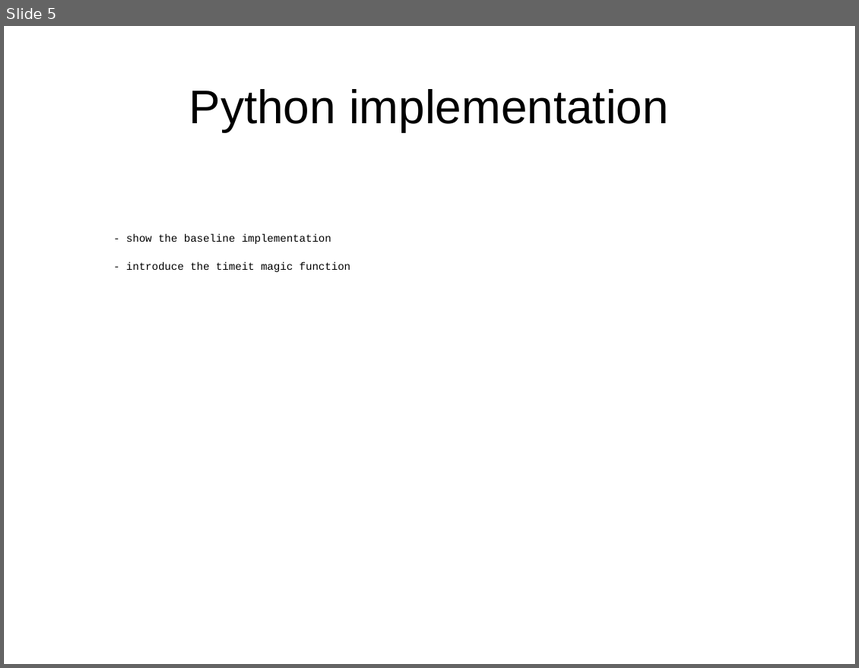
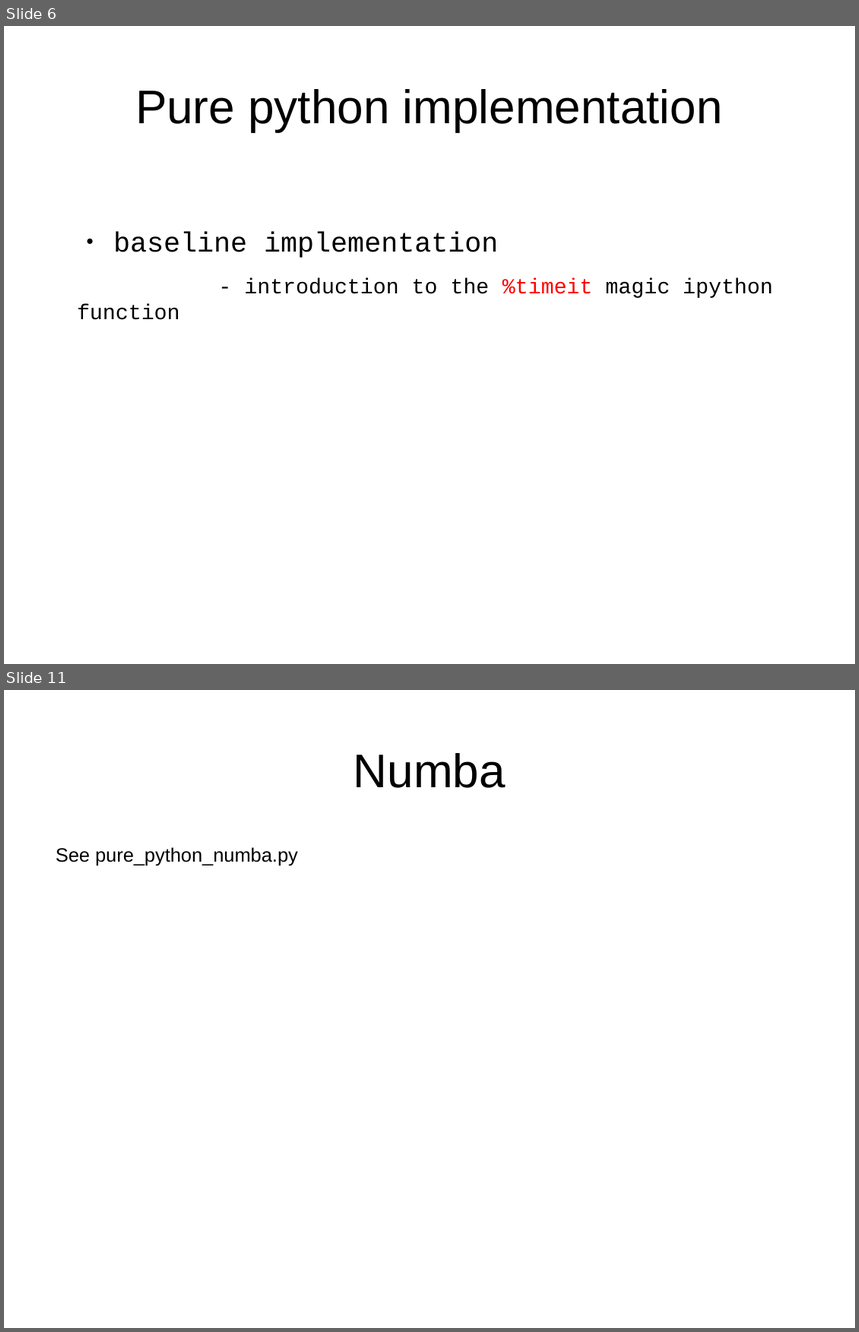
Before and after one commit to mherkazandjian/python_optimization_demo, a slide deck: 2017-10-11-developer_workshop_4_hans_on_optmization_with_python.odp. Shown one above the other, each under a label of ours: slide 5 before the commit, slides 6 and 11 after it; the slides between them are not shown. The pictures are 859x668 and 859x1332 pixels, drawn with LibreOffice and Linux fonts; fonts in the diff are those of the drawing. Boxes give left, top, right and bottom in pixels: in the first picture for what was removed or moved away, otherwise in the second. Text is boxed around its words. In the diff, an @@ line names an element or a change of style, - is before the commit and + after.

Commit message:
clean pure python example
add example to the notebook

```diff
--- a/2017-10-11-developer_workshop_4_hans_on_optmization_with_python.odp
+++ b/2017-10-11-developer_workshop_4_hans_on_optmization_with_python.odp
@@ slide 11 added at [4, 690, 855, 1328], background #FFFFFF @@
@@ title added at [354, 753, 506, 788], 44 pt, text #000000 @@
+Numba
@@ text added at [56, 847, 298, 866], 18 pt, text #000000 @@
+See pure_python_numba.py
@@ what was slide 5 is now slide 6 @@
@@ slide 6 changed as well @@
@@ title at [135, 89, 723, 132]: text changed @@
-Python implementation
+Pure python implementation
@@ text at [77, 232, 773, 320]: text changed; size 10 to 20 pt @@
-- show the baseline implementation
-- introduce the timeit magic function
+● baseline implementation
+- introduction to the %timeit magic ipython function
```
Also in this commit, not shown: 5 other slides changed, 10 other slides added, 1 slide removed, 7 other files.
